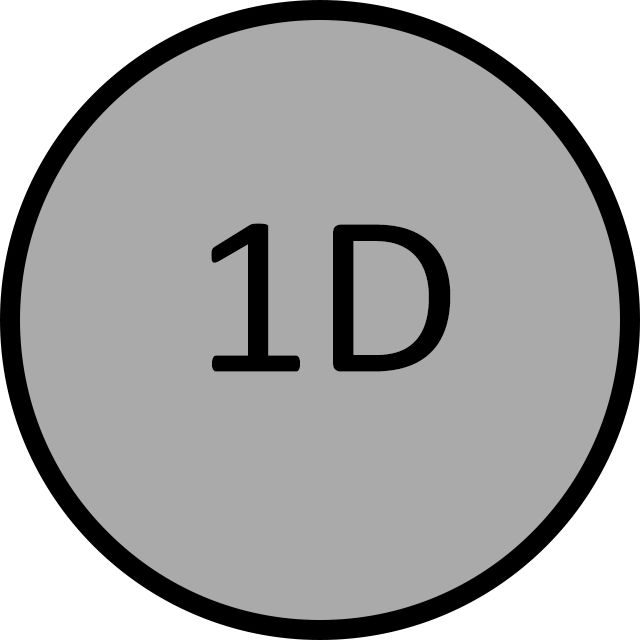
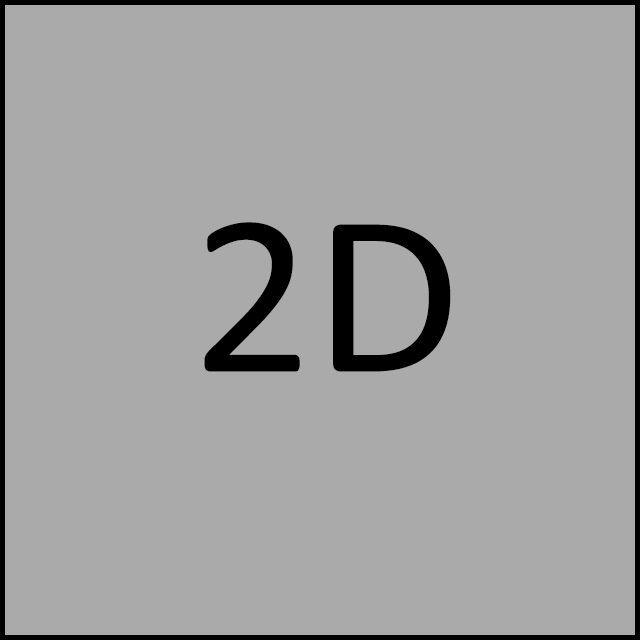
The second 640 x 640 image is a revision of the first. Changes to its layers:
renamed "1D" to "2D", painted on it over [204,222,300,372]
renamed "橢圓 1" to "矩形 1", painted on it over [0,0,640,640]
hid "背景" over [0,0,640,640]
